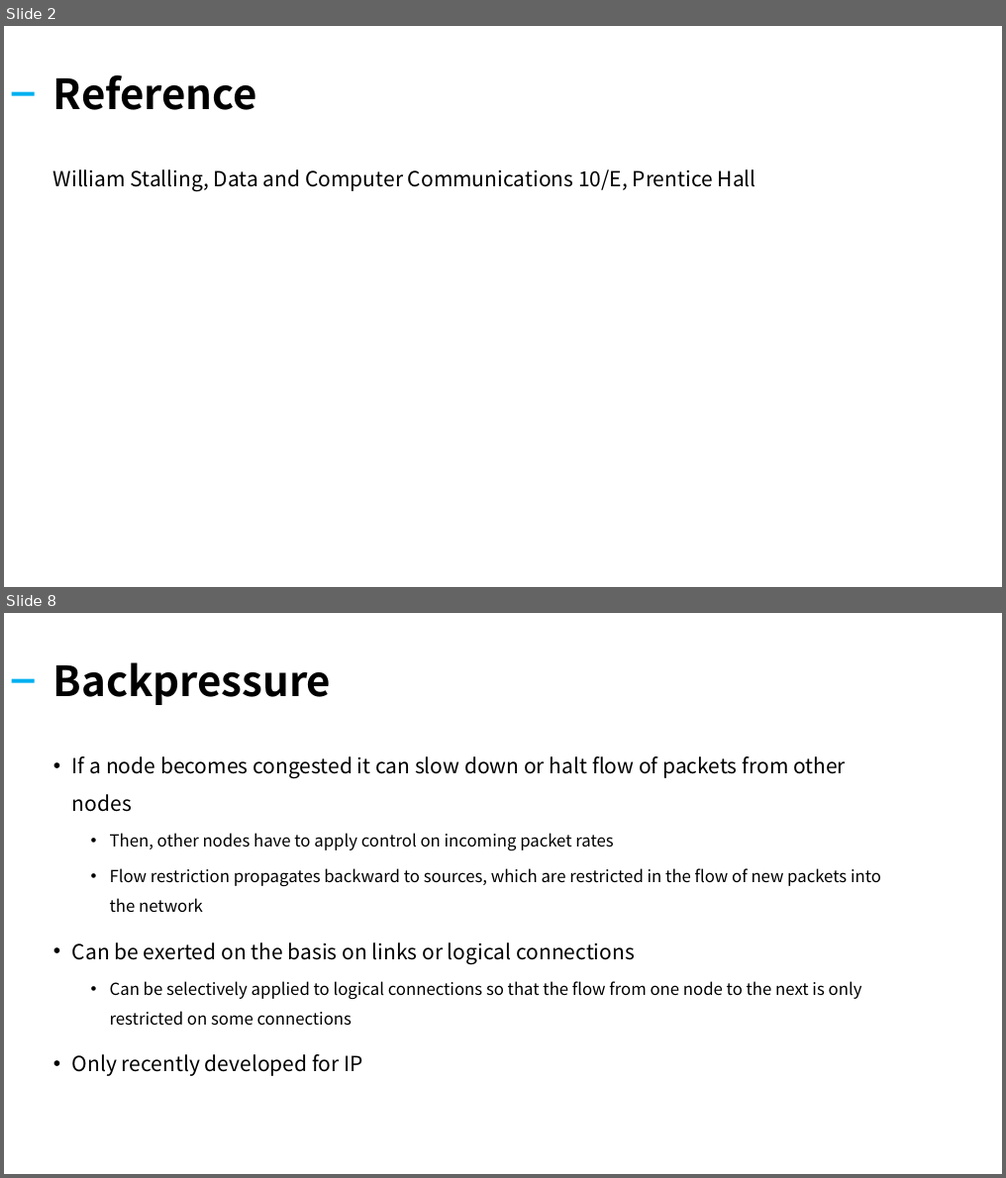
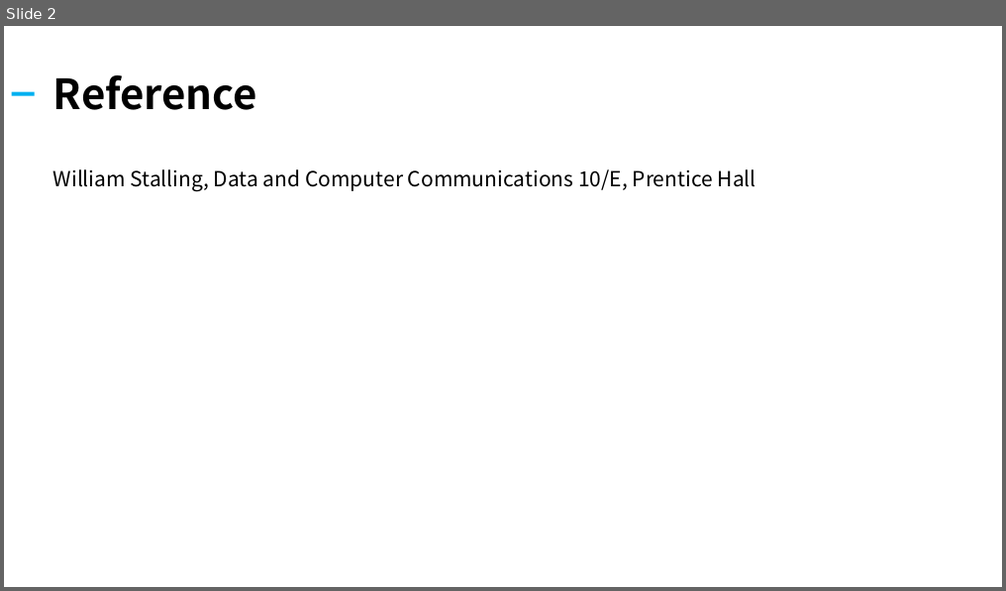
Before and after one commit to kiku99/AWS, a slide deck: Network/12. Network Internet Application.pptx. Shown one above the other, each under a label of ours: slides 2 and 8 before the commit, slide 2 after it; the slides between them are not shown. The pictures are 1006x1178 and 1006x591 pixels, drawn with LibreOffice and Linux fonts; fonts in the diff are those of the drawing. Boxes give left, top, right and bottom in pixels: in the first picture for what was removed or moved away, otherwise in the second. Text is boxed around its words. In the diff, an @@ line names an element or a change of style, - is before the commit and + after.

Commit message:
add network

```diff
--- a/Network/12. Network Internet Application.pptx
+++ b/Network/12. Network Internet Application.pptx
@@ slide 8 removed at (4,613,1002,1174), background #FFFFFF @@
@@ title removed at (54,663,331,705) @@
-Backpressure
@@ rectangle removed at (12,679,35,682) @@
@@ text removed at (72,757,881,1076) @@
-• If a node becomes congested it can slow down or halt flow of packets from other nodes
-  • Then, other nodes have to apply control on incoming packet rates
-  • Flow restriction propagates backward to sources, which are restricted in the flow of new packets into the network
-• Can be exerted on the basis on links or logical connections
-  • Can be selectively applied to logical connections so that the flow from one node to the next is only restricted on some connections
-• Only recently developed for IP
```
Also in this commit, not shown: 1 slide changed, 21 slides added, 19 other slides removed, 1 other file.
